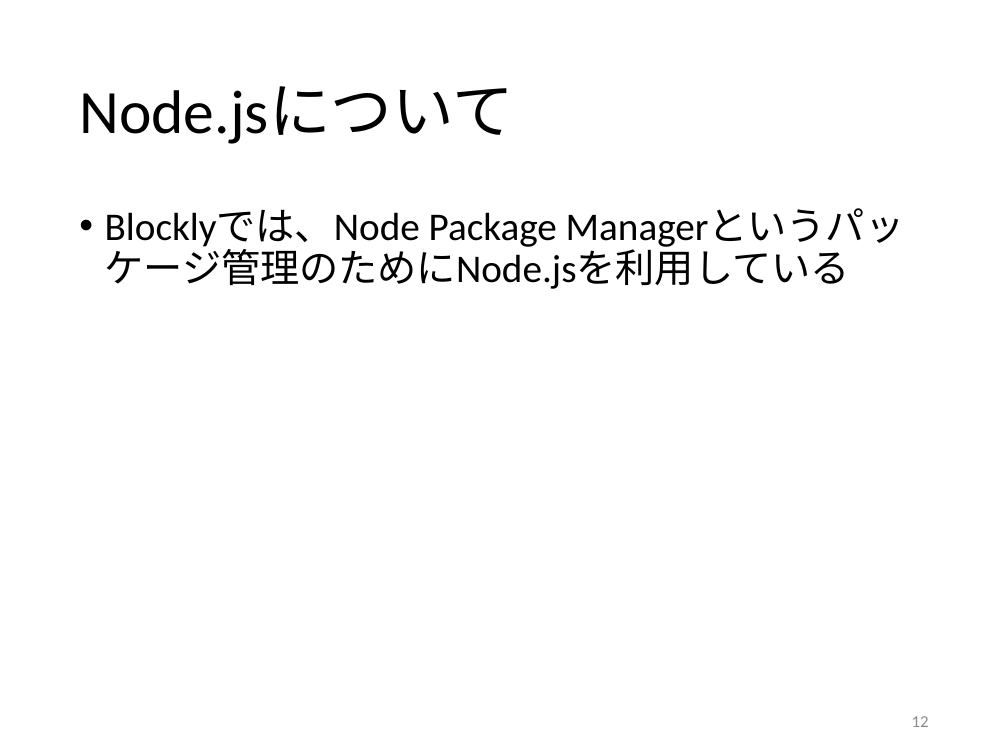
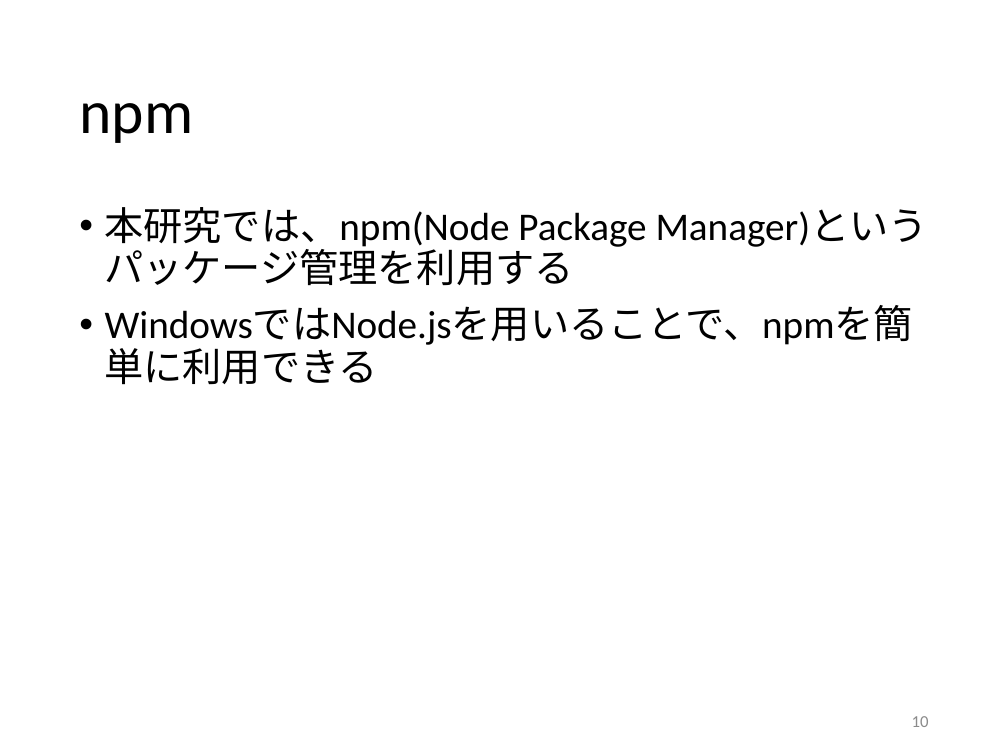
Before and after one commit to kait-takanolab/1821121-shimaoka-thesis, a slide deck: slide 10 of 1821121_shimaoka_sotsuken.pptx (slide 12 before the commit). Drawn at 1008x756 pixels with LibreOffice and Linux fonts; fonts in the diff are those of the drawing. Boxes give left, top, right and bottom in pixels: in the first picture for what was removed or moved away, otherwise in the second. Text is boxed around its words. In the diff, an @@ line names an element or a change of style, - is before the commit and + after.

```diff
--- a/1821121_shimaoka_sotsuken.pptx
+++ b/1821121_shimaoka_sotsuken.pptx
@@ title at [79, 103, 193, 143]: text changed @@
-Node.jsについて
+npm
@@ text at [105, 207, 928, 349]: text changed @@
-• Blocklyでは、Node Package Managerというパッケージ管理のためにNode.jsを利用している
+• 本研究では、npm(Node Package Manager)というパッケージ管理を利用する
+• WindowsではNode.jsを用いることで、npmを簡単に利用できる
@@ page number at [912, 716, 929, 727]: text changed @@
-12
+10
```
Also in this commit, not shown: 3 other slides changed, 1 slide removed.
